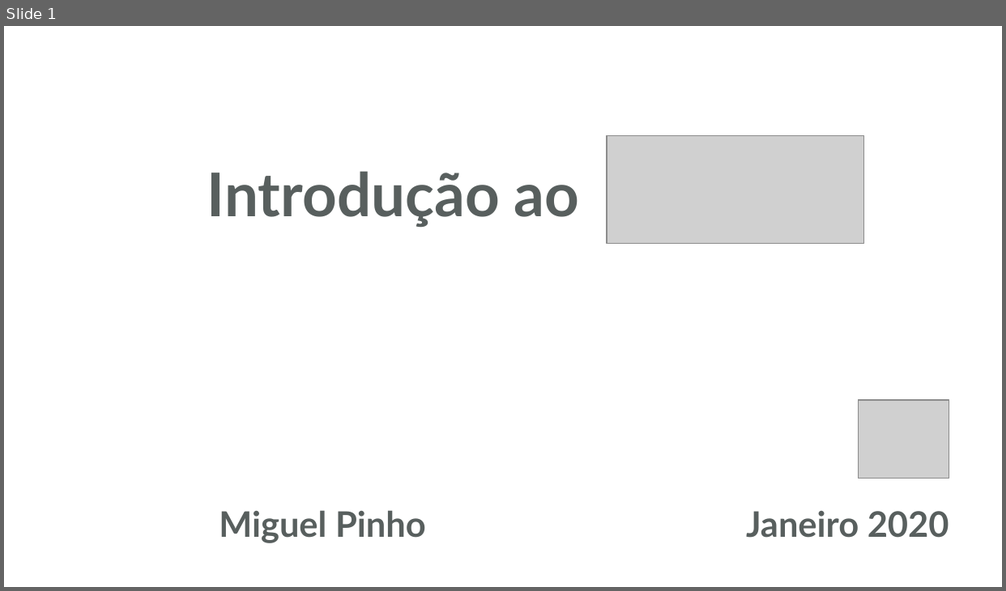
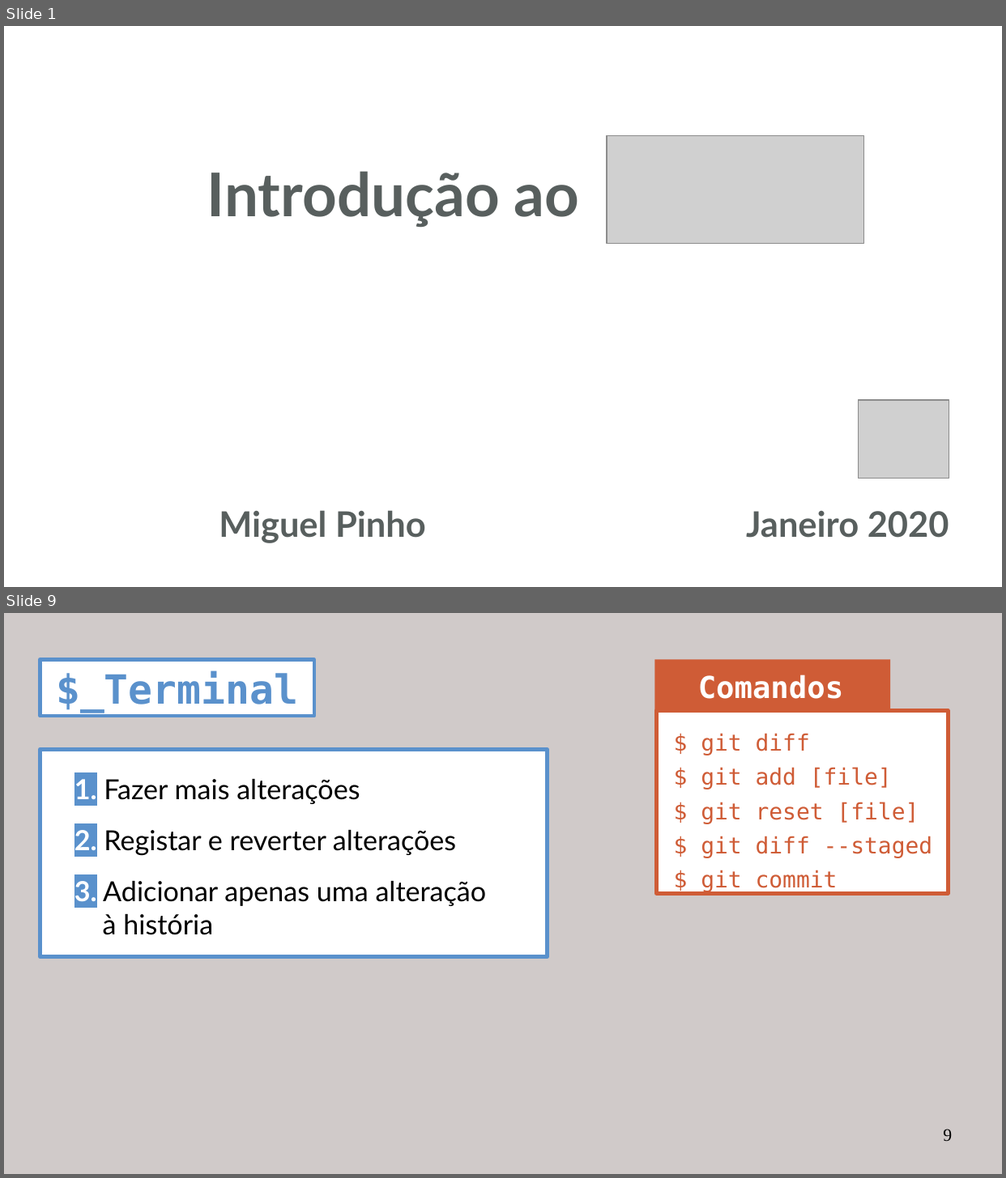
Before and after one commit to miguelpinho/git-lecture, a slide deck: lecture_pt.odp. Shown one above the other, each under a label of ours: slide 1 before the commit, slides 1 and 9 after it; the slides between them are not shown. The pictures are 1006x591 and 1006x1178 pixels, drawn with LibreOffice and Linux fonts; fonts in the diff are those of the drawing; grey boxes stand for pictures. Boxes give left, top, right and bottom in pixels: in the first picture for what was removed or moved away, otherwise in the second. Text is boxed around its words. In the diff, an @@ line names an element or a change of style, - is before the commit and + after.

```diff
--- a/lecture_pt.odp
+++ b/lecture_pt.odp
@@ slide 9 added at (x1=4, y1=613, x2=1002, y2=1174), background #D0CAC9 @@
@@ rectangle added at (x1=40, y1=659, x2=314, y2=715), fill #FFFFFF, outline #5A91CC 2.89 pt @@
@@ rectangle added at (x1=655, y1=659, x2=890, y2=712), fill #CF5C36 @@
@@ text added at (x1=56, y1=671, x2=298, y2=713), 32 pt, text #5A91CC, bold @@
+$_Terminal
@@ text added at (x1=698, y1=675, x2=843, y2=699), 24 pt, text #FFFFFF, bold @@
+Comandos
@@ rectangle added at (x1=657, y1=711, x2=948, y2=894), fill #FFFFFF, outline #CF5C36 2.89 pt @@
@@ text added at (x1=701, y1=733, x2=918, y2=892), 18 pt, text #CF5C36 @@
+$ git diff
+$ git add [file]
+$ git reset [file]
+$ git diff --staged
+$ git commit
@@ rectangle added at (x1=40, y1=750, x2=548, y2=957), fill #FFFFFF, outline #5A91CC 2.89 pt @@
@@ text added at (x1=74, y1=779, x2=487, y2=935), 22 pt, text #000000 @@
+1. Fazer mais alterações
+2. Registar e reverter alterações
+3. Adicionar apenas uma alteração à história
@@ page number added at (x1=943, y1=1129, x2=952, y2=1142), 14 pt, text #000000 @@
+9
```
Also in this commit, not shown: 3 slides changed, 11 other slides added.
